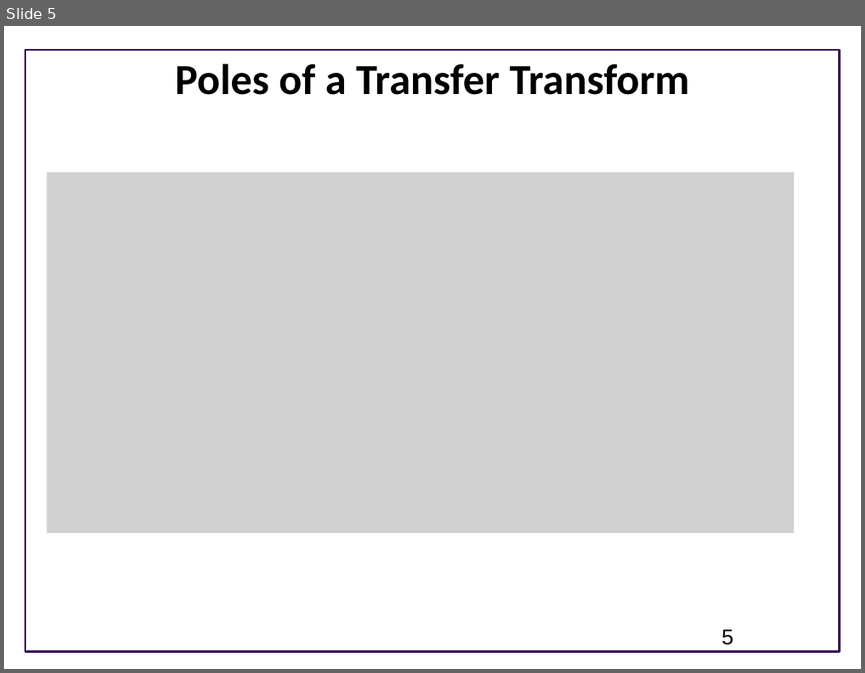
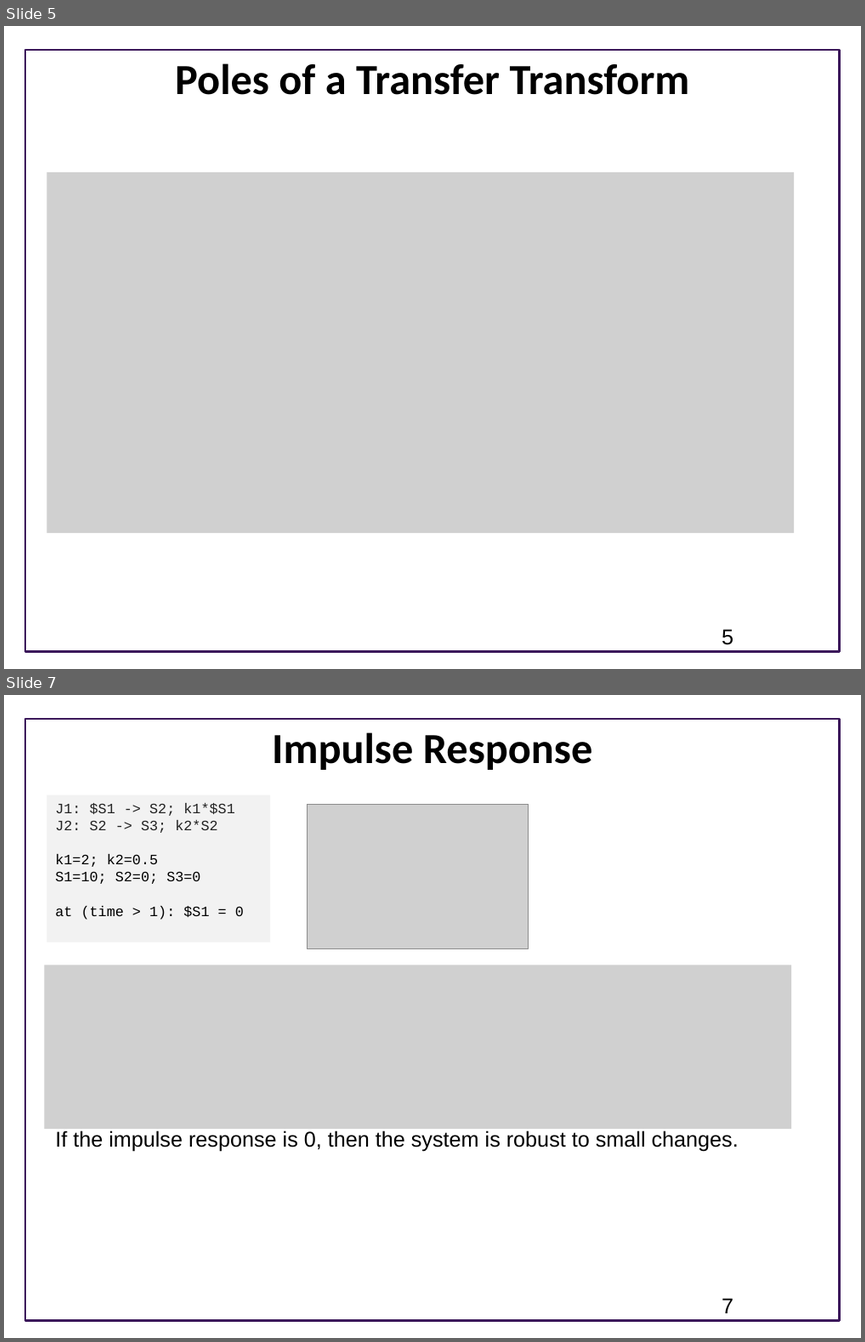
Before and after one commit to joseph-hellerstein/advanced-controls-lectures, a slide deck: Analyzing-Signals-And-Transfer-Functions.pptx. Shown one above the other, each under a label of ours: slide 5 before the commit, slides 5 and 7 after it; the slides between them are not shown. The pictures are 865x673 and 865x1342 pixels, drawn with LibreOffice and Linux fonts; fonts in the diff are those of the drawing; grey boxes stand for pictures; background and template pictures are left out. Boxes give left, top, right and bottom in pixels: in the first picture for what was removed or moved away, otherwise in the second. Text is boxed around its words. In the diff, an @@ line names an element or a change of style, - is before the commit and + after.

```diff
--- a/Analyzing-Signals-And-Transfer-Functions.pptx
+++ b/Analyzing-Signals-And-Transfer-Functions.pptx
@@ slide 7 added at (4, 695, 861, 1338), background #FFFFFF; not listed: 1 template element that a slide beside it also shows @@
@@ title added at (272, 732, 593, 770), 36 pt, text #000000, bold @@
+Impulse Response
@@ rectangle added at (46, 795, 270, 942), fill #F2F2F2, 12 pt, text #000000 @@
+J1: $S1 -> S2; k1*$S1
+J2: S2 -> S3; k2*S2
+k1=2; k2=0.5
+S1=10; S2=0; S3=0
+at (time > 1): $S1 = 0
@@ picture added at (307, 804, 528, 948) @@
@@ picture added at (44, 965, 791, 1129) @@
@@ text added at (55, 1130, 738, 1151), 18 pt, text #000000 @@
+If the impulse response is 0, then the system is robust to small changes.
@@ page number added at (721, 1298, 733, 1313), 18 pt, text #000000 @@
+7
```
Also in this commit, not shown: 3 slides changed, 1 slide removed.
